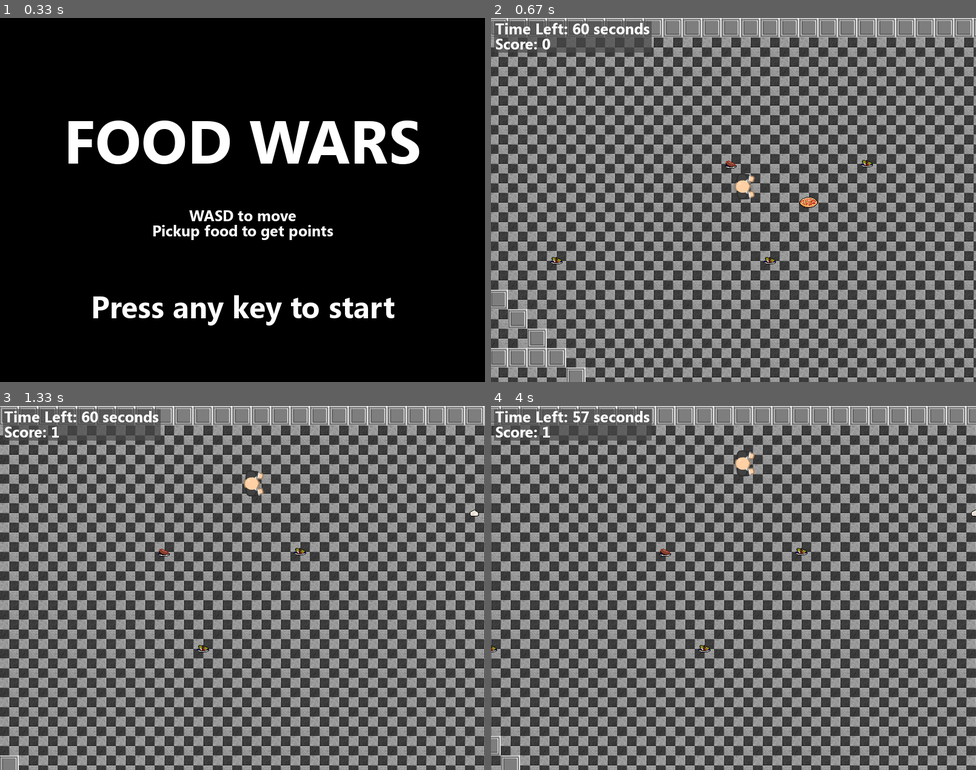
Above: before the commit, frames 1-4 (two rows, left to right).
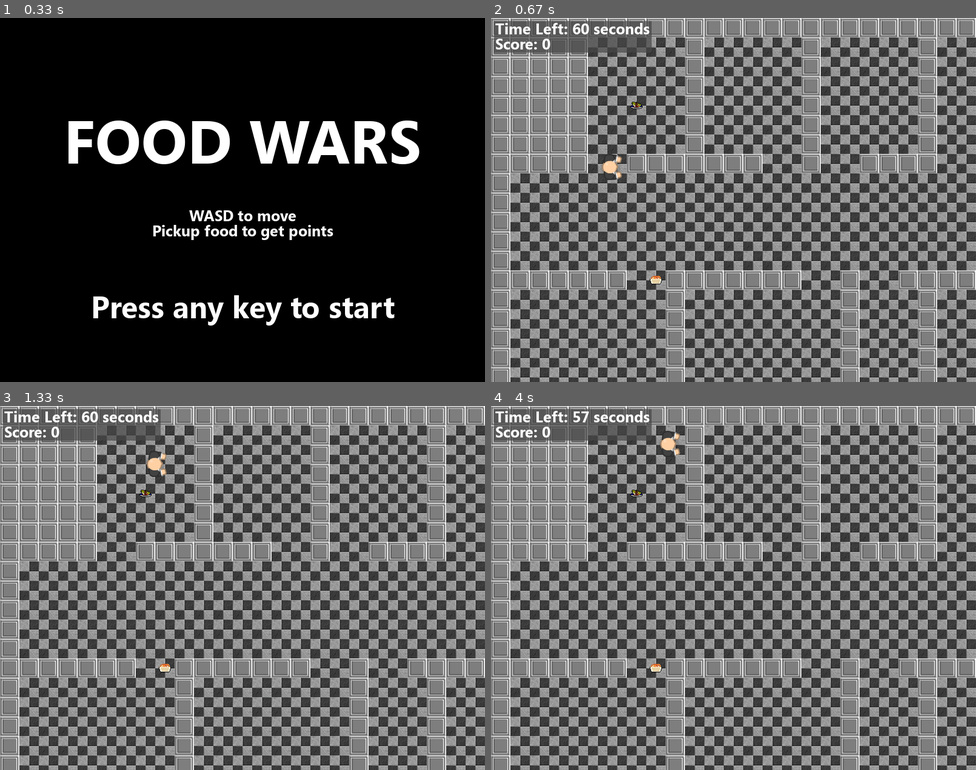
Above: after the commit, the same moments.

Repository: bly852/ICS3U1
Game: pygame game, started from (19.12.06) Culminating/game.py
The game is run twice, just before and just after one commit, with the same random seed, the same clock (stepped at 60 frames per second) and the same inputs.
Inputs:
- Up to frame 1 (0.33 s): no input
- Up to frame 2 (0.67 s): hold D from 0.33 s (still down)
- Up to frame 3 (1.33 s): release D at 0.8 s; hold W 0.88-1.18 s; hold D from 1.22 s (still down)
- Up to frame 4 (4 s): release D at 1.68 s; hold A 1.72-2.25 s; hold S 2.28-2.58 s; hold A 2.62-3.02 s; hold W 3.05-3.42 s; hold D from 3.45 s (still down)

Frame 1 is identical in both runs. In frame 2, 41% of the frame differs, in the area x 0-100%, y 0-100%; in frame 3, 27%; in frame 4, 87%.

Commit message:
Finished 1/4 of the new map

Diff:
--- a/(19.12.06) Culminating/game.py
+++ b/(19.12.06) Culminating/game.py
@@ -37,7 +37,7 @@
         game_folder = path.dirname(__file__)
         map_folder = path.join(game_folder, 'maps')
         image_folder = path.join(game_folder, 'images')
-        self.map = Map(path.join(map_folder, 'biggerMap.txt'))
+        self.map = Map(path.join(map_folder, 'tdss.txt'))
         self.floor_image = pygame.image.load(path.join(image_folder, floor_image))
         self.wall_image = pygame.image.load(path.join(image_folder, wall_image))
         self.player_image = pygame.image.load(path.join(image_folder, player_image))
--- /dev/null
+++ b/(19.12.06) Culminating/maps/tdss.txt
@@ -0,0 +1,36 @@
+XXXXXXXXXXXXXXXXXXXXXXXXXXXXXXXXXXXXXXXXXXXXXXXXXXXXXXXXXXXXXXXXXXXXX
+XXXXX.....X.....X.....X.....XXXXX.....X.....X.....X.....X.....X.....X
+XXXXX.....X.....X.....X.....XXXXX.....X.....X.....X.....X.....X.....X
+XXXXX.....X.....X.....X.....XXXXX.....X.....X.....X.....X.....X.....X
+XXXXX.....X.....X.....X.....XXXXX.....X.....X.....X.....X.....X.....X
+XXXXX.....X.....X.....X.....XXXXX.....X.....X.....X.....X.....X.....X
+XXXXX.....X.....X.....X.....XXXXX.....X.....X.....X.....X.....X.....X
+XXXXX..XXXXXXX..X..XXXX..XXXXXXXXXXX..XXXX..XXXX..XXXX..XXXX..XXXX..X
+X........1...........................................................
+X....................................................................
+X....................................................................
+X....................................................................
+X....................................................................
+XXXXXXX..XXXXXXX..X..XXXXXXXXXXXX.....XXXXXXXXX..XX..XXXXXXXXXXXXXXXX
+X........X........X...X.........X.....X.....X....X.....X
+X........X........X...X.........X...........X....X.....X
+X........X........X...X.........X...........XXXXXX.....X
+X........X........X...X.........X.....XXXXXXXXXXXX.....X
+X........X........X...X.........X...........XXXXXXXXXXXX
+XXXXXXXXXXXXXXXXXXXXXXX.....................XXXXXX
+XXXXXXXXXXXXXXXXXXXXXXX...............X.....XXXXXX
+XXXXXXXXXXXXXXXXXXXXXXXXXXXXXXXXX.....XXXXXXXXXXXX
+XXXXXXXXXXXXXXXXXXXXXXX.........X.....XXXXXXXXXXXX
+XXXXXXXXXXXXXXXXXXXXXXX.........X.....XXXXXXXXXXXX
+XXXXXXXXXXXXXXXXXXXXXXX.........X.....XXXXXXXXXXXX
+XXXXXXXXXXXXXXXXXXXXXXX.........X.....XXXXXXXXXXXX
+XXXXXXXXXXXXXXXXXXXXXXX...............XXXXXXXXXXXX
+XXXXXXXXXXXXXXXXXXXXXXX...............XXXXXXXXXXXX
+XXXXXXXXXXXXXXXXXXXXXXXXXXXXXXXXX.....XXXXXXXXXXXX
+XXXXXXXXXXXXXXXXXXXXXXX.........X.....XXXXXXXXXXXX
+XXXXXXXXXXXXXXXXXXXXXXX.........X.....XXXXXXXXXXXX
+XXXXXXXXXXXXXXXXXXXXXXX.........X.....XXXXXXXXXXXX
+XXXXXXXXXXXXXXXXXXXXXXX.........X.....XXXXXXXXXXXX
+XXXXXXXXXXXXXXXXXXXXXXX...............XXXXXXXXXXXX
+XXXXXXXXXXXXXXXXXXXXXXX...............XXXXXXXXXXXX
+XXXXXXXXXXXXXXXXXXXXXXXXXXXXXXXXX.....XXXXXXXXXXXX
